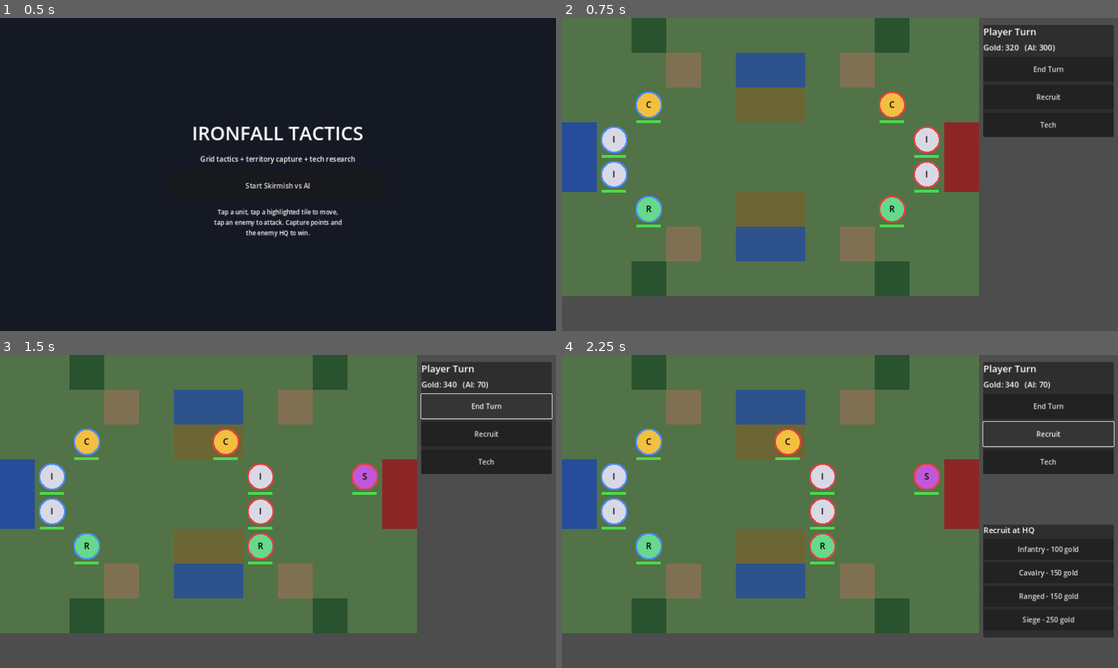
Above: before the commit, frames 1-4 (two rows, left to right).
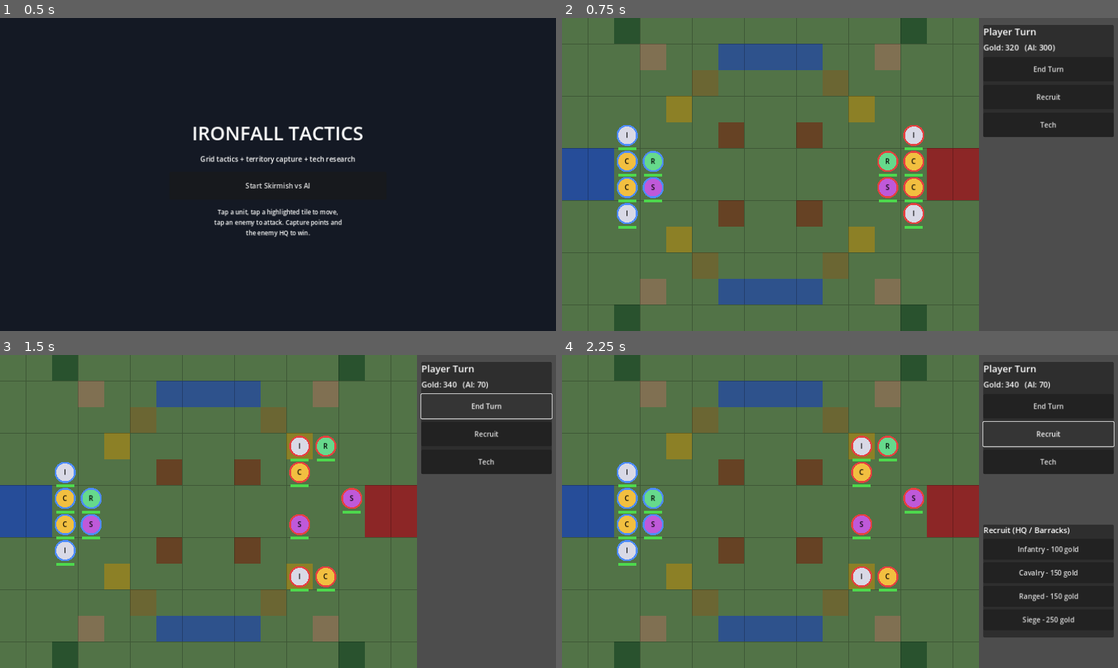
Above: after the commit, the same moments.

Repository: ToppCZ/neon-eclipse
Game: Godot game, scene res://scenes/MainMenu.tscn
Two runs of this game, one before a commit and one after it. Both use one fixed random seed, a clock stepped at 60 frames per second and the inputs below.
Inputs:
- Up to frame 1 (0.5 s): no input
- Up to frame 2 (0.75 s): click "Start Skirmish vs AI" at 0.5 s
- Up to frame 3 (1.5 s): click "End Turn" at 1.25 s
- Up to frame 4 (2.25 s): click "Recruit" at 2 s

Frame 1 is identical in both runs. In frame 2, 33% of the frame differs, in the area x 0-75%, y 0-100%; in frame 3, 33%; in frame 4, 33%, in the area x 0-92%, y 0-100%.

Commit message:
Fix touch double-fire bug; enlarge map and add resource/barracks buildings
Bug fix: Godot's default touch<->mouse emulation caused every real tap to
fire twice (once as InputEventScreenTouch, once as a synthesized
InputEventMouseButton at the same position), which silently advanced the
turn state machine twice per tap - a unit's move phase would immediately
self-resolve to "stay in place" before the player's actual move tap ever
registered, making it look like nothing happened after selecting a unit.
Disabled both emulation directions in project.godot so each real input
fires exactly once.

Feature additions, inspired by other strategy games' resource/production
systems:
- Map grows from 12x8 to 16x12 (tile size reduced 80->60 to keep it fully
  visible without needing camera panning), with 6 starting units per side
  (was 4) and a redesigned, fully mirrored map layout.
- Resource Deposit tiles: a new capturable terrain type yielding a
  variable, randomized gold amount each turn (distinct from the fixed-
  income Capture Points), so income has some swing to it.
- Barracks buildings: capturable tiles that function as additional
  recruit spawn points alongside HQ, inspired by Advance Wars factories
  and C&C war factories - control of the map now matters for
  reinforcement speed, not just economy.
- AI and player recruiting both updated to use any owned HQ/Barracks tile.

Verified headlessly (import + an expanded assertion-based smoke test
covering the new terrain/capture/recruit logic), and additionally
rendered an actual frame via Xvfb + software GL to catch draw-time issues
headless mode can't reach, screenshotted to visually confirm the new
map/building layout.

Diff:
--- a/strategy-game/project.godot
+++ b/strategy-game/project.godot
@@ -31,7 +31,8 @@
 
 [input_devices]
 
-pointing/emulate_touch_from_mouse=true
+pointing/emulate_touch_from_mouse=false
+pointing/emulate_mouse_from_touch=false
 
 [rendering]
 
--- a/strategy-game/scripts/AIController.gd
+++ b/strategy-game/scripts/AIController.gd
@@ -17,8 +17,8 @@
 		_act_unit(battle, u)
 
 static func _try_recruit(battle: Battle, faction: int) -> void:
-	var hq_tiles := battle.get_faction_hq_tiles(faction)
-	for pos in hq_tiles:
+	var recruit_tiles := battle.get_faction_recruit_tiles(faction)
+	for pos in recruit_tiles:
 		if battle.get_unit_at(pos) != null:
 			continue
 		var gold: int = battle.gold[faction]
--- a/strategy-game/scripts/Battle.gd
+++ b/strategy-game/scripts/Battle.gd
@@ -30,15 +30,20 @@
 var units_layer: Node2D
 var hud: HUD
 
+## 16x12, fully mirrored (horizontally and vertically) for fairness.
 const MAP_LAYOUT := [
-	". . F . . . . . . F . .",
-	". . . H . W W . H . . .",
-	". . . . . C C . . . . .",
-	"P . . . . . . . . . . A",
-	"P . . . . . . . . . . A",
-	". . . . . C C . . . . .",
-	". . . H . W W . H . . .",
-	". . F . . . . . . F . .",
+	". . F . . . . . . . . . . F . .",
+	". . . H . . W W W W . . H . . .",
+	". . . . . C . . . . C . . . . .",
+	". . . . R . . . . . . R . . . .",
+	". . . . . . B . . B . . . . . .",
+	"P P . . . . . . . . . . . . A A",
+	"P P . . . . . . . . . . . . A A",
+	". . . . . . B . . B . . . . . .",
+	". . . . R . . . . . . R . . . .",
+	". . . . . C . . . . C . . . . .",
+	". . . H . . W W W W . . H . . .",
+	". . F . . . . . . . . . . F . .",
 ]
 
 const TERRAIN_CHAR := {
@@ -47,6 +52,8 @@
 	"H": GameData.Terrain.HILL,
 	"W": GameData.Terrain.WATER,
 	"C": GameData.Terrain.CAPTURE,
+	"R": GameData.Terrain.RESOURCE,
+	"B": GameData.Terrain.BARRACKS,
 	"P": GameData.Terrain.HQ_PLAYER,
 	"A": GameData.Terrain.HQ_AI,
 }
@@ -95,15 +102,19 @@
 			capture_progress[x][y] = 0
 
 func _spawn_starting_units() -> void:
-	spawn_unit(GameData.UnitType.INFANTRY, GameData.Faction.PLAYER, Vector2i(1, 3))
-	spawn_unit(GameData.UnitType.INFANTRY, GameData.Faction.PLAYER, Vector2i(1, 4))
-	spawn_unit(GameData.UnitType.CAVALRY, GameData.Faction.PLAYER, Vector2i(2, 2))
-	spawn_unit(GameData.UnitType.RANGED, GameData.Faction.PLAYER, Vector2i(2, 5))
-
-	spawn_unit(GameData.UnitType.INFANTRY, GameData.Faction.AI, Vector2i(10, 3))
-	spawn_unit(GameData.UnitType.INFANTRY, GameData.Faction.AI, Vector2i(10, 4))
-	spawn_unit(GameData.UnitType.CAVALRY, GameData.Faction.AI, Vector2i(9, 2))
-	spawn_unit(GameData.UnitType.RANGED, GameData.Faction.AI, Vector2i(9, 5))
+	spawn_unit(GameData.UnitType.INFANTRY, GameData.Faction.PLAYER, Vector2i(2, 4))
+	spawn_unit(GameData.UnitType.CAVALRY, GameData.Faction.PLAYER, Vector2i(2, 5))
+	spawn_unit(GameData.UnitType.CAVALRY, GameData.Faction.PLAYER, Vector2i(2, 6))
+	spawn_unit(GameData.UnitType.INFANTRY, GameData.Faction.PLAYER, Vector2i(2, 7))
+	spawn_unit(GameData.UnitType.RANGED, GameData.Faction.PLAYER, Vector2i(3, 5))
+	spawn_unit(GameData.UnitType.SIEGE, GameData.Faction.PLAYER, Vector2i(3, 6))
+
+	spawn_unit(GameData.UnitType.INFANTRY, GameData.Faction.AI, Vector2i(13, 4))
+	spawn_unit(GameData.UnitType.CAVALRY, GameData.Faction.AI, Vector2i(13, 5))
+	spawn_unit(GameData.UnitType.CAVALRY, GameData.Faction.AI, Vector2i(13, 6))
+	spawn_unit(GameData.UnitType.INFANTRY, GameData.Faction.AI, Vector2i(13, 7))
+	spawn_unit(GameData.UnitType.RANGED, GameData.Faction.AI, Vector2i(12, 5))
+	spawn_unit(GameData.UnitType.SIEGE, GameData.Faction.AI, Vector2i(12, 6))
 
 # --- Unit lifecycle -------------------------------------------------------
 
@@ -173,13 +184,22 @@
 				tiles.append(Vector2i(x, y))
 	return tiles
 
+## HQ tiles plus any Barracks the faction has captured - all valid recruit spawn points.
+func get_faction_recruit_tiles(faction: int) -> Array[Vector2i]:
+	var tiles := get_faction_hq_tiles(faction)
+	for x in range(GameData.GRID_COLS):
+		for y in range(GameData.GRID_ROWS):
+			if terrain[x][y] == GameData.Terrain.BARRACKS and capture_owner[x][y] == faction:
+				tiles.append(Vector2i(x, y))
+	return tiles
+
 func find_ai_move_goal(u: Unit):
 	var best: Vector2i
 	var best_dist := 999999
 	var found := false
 	for x in range(GameData.GRID_COLS):
 		for y in range(GameData.GRID_ROWS):
-			if terrain[x][y] == GameData.Terrain.CAPTURE and capture_owner[x][y] != u.faction:
+			if GameData.CAPTURABLE_TERRAIN.has(terrain[x][y]) and capture_owner[x][y] != u.faction:
 				var d: int = abs(x - u.grid_pos.x) + abs(y - u.grid_pos.y)
 				if d < best_dist:
 					best_dist = d
@@ -358,8 +378,8 @@
 	var cost: int = GameData.UNIT_DEFS[type]["cost"]
 	if gold[GameData.Faction.PLAYER] < cost:
 		return
-	var hq_tiles := get_faction_hq_tiles(GameData.Faction.PLAYER)
-	for pos in hq_tiles:
+	var recruit_tiles := get_faction_recruit_tiles(GameData.Faction.PLAYER)
+	for pos in recruit_tiles:
 		if get_unit_at(pos) == null:
 			gold[GameData.Faction.PLAYER] -= cost
 			spawn_unit(type, GameData.Faction.PLAYER, pos)
@@ -426,8 +446,13 @@
 	var income: int = GameData.HQ_INCOME
 	for x in range(GameData.GRID_COLS):
 		for y in range(GameData.GRID_ROWS):
-			if terrain[x][y] == GameData.Terrain.CAPTURE and capture_owner[x][y] == faction:
-				income += GameData.CAPTURE_INCOME
+			if capture_owner[x][y] != faction:
+				continue
+			match terrain[x][y]:
+				GameData.Terrain.CAPTURE:
+					income += GameData.CAPTURE_INCOME
+				GameData.Terrain.RESOURCE:
+					income += randi_range(GameData.RESOURCE_INCOME_MIN, GameData.RESOURCE_INCOME_MAX)
 	gold[faction] += income
 	grid_renderer.set_grid(terrain, capture_owner)
 	_refresh_hud()
@@ -440,7 +465,7 @@
 func _process_capture_for_faction(faction: int) -> void:
 	for x in range(GameData.GRID_COLS):
 		for y in range(GameData.GRID_ROWS):
-			if terrain[x][y] != GameData.Terrain.CAPTURE:
+			if not GameData.CAPTURABLE_TERRAIN.has(terrain[x][y]):
 				continue
 			var pos := Vector2i(x, y)
 			var occ := get_unit_at(pos)
--- a/strategy-game/scripts/GridRenderer.gd
+++ b/strategy-game/scripts/GridRenderer.gd
@@ -14,8 +14,15 @@
 	2: Color(0.5, 0.44, 0.32), # HILL
 	3: Color(0.18, 0.32, 0.55), # WATER
 	4: Color(0.42, 0.4, 0.2), # CAPTURE (base, tinted further by owner)
-	5: Color(0.15, 0.3, 0.6), # HQ_PLAYER
-	6: Color(0.55, 0.15, 0.15), # HQ_AI
+	5: Color(0.55, 0.5, 0.15), # RESOURCE (base, tinted further by owner)
+	6: Color(0.4, 0.26, 0.14), # BARRACKS (base, tinted further by owner)
+	7: Color(0.15, 0.3, 0.6), # HQ_PLAYER
+	8: Color(0.55, 0.15, 0.15), # HQ_AI
+}
+
+const OWNER_TINT := {
+	GameData.Faction.PLAYER: Color(0.2, 0.4, 0.75),
+	GameData.Faction.AI: Color(0.7, 0.25, 0.2),
 }
 
 func set_grid(p_terrain: Array, p_capture_owner: Array) -> void:
@@ -39,12 +46,10 @@
 		for y in range(GameData.GRID_ROWS):
 			var t: int = terrain[x][y]
 			var color: Color = TERRAIN_COLOR.get(t, Color.MAGENTA)
-			if t == GameData.Terrain.CAPTURE:
+			if GameData.CAPTURABLE_TERRAIN.has(t):
 				var owner: int = capture_owner[x][y]
-				if owner == GameData.Faction.PLAYER:
-					color = Color(0.2, 0.4, 0.75)
-				elif owner == GameData.Faction.AI:
-					color = Color(0.7, 0.25, 0.2)
+				if OWNER_TINT.has(owner):
+					color = color.lerp(OWNER_TINT[owner], 0.65)
 			var rect := Rect2(Vector2(x * ts, y * ts), Vector2(ts, ts))
 			draw_rect(rect, color)
 			draw_rect(rect, Color(0, 0, 0, 0.25), false, 1.5)
--- a/strategy-game/scripts/HUD.gd
+++ b/strategy-game/scripts/HUD.gd
@@ -94,7 +94,7 @@
 	recruit_panel.add_child(vbox)
 
 	var title := Label.new()
-	title.text = "Recruit at HQ"
+	title.text = "Recruit (HQ / Barracks)"
 	title.add_theme_font_size_override("font_size", 18)
 	vbox.add_child(title)
 
--- a/strategy-game/scripts/Unit.gd
+++ b/strategy-game/scripts/Unit.gd
@@ -48,7 +48,7 @@
 	_label = Label.new()
 	_label.horizontal_alignment = HORIZONTAL_ALIGNMENT_CENTER
 	_label.vertical_alignment = VERTICAL_ALIGNMENT_CENTER
-	_label.add_theme_font_size_override("font_size", 20)
+	_label.add_theme_font_size_override("font_size", 16)
 	_label.add_theme_color_override("font_color", Color.BLACK)
 	_label.text = GameData.UNIT_DEFS[unit_type]["letter"]
 	_label.size = Vector2(GameData.TILE_SIZE, GameData.TILE_SIZE)
--- a/strategy-game/scripts/autoload/GameData.gd
+++ b/strategy-game/scripts/autoload/GameData.gd
@@ -2,18 +2,23 @@
 ## Central static game data: unit stats, type matchups, tech defs, tunables.
 ## Autoloaded as "GameData".
 
-const GRID_COLS := 12
-const GRID_ROWS := 8
-const TILE_SIZE := 80
+const GRID_COLS := 16
+const GRID_ROWS := 12
+const TILE_SIZE := 60
 
 const STARTING_GOLD := 300
 const CAPTURE_TICKS := 2 # turns of uninterrupted occupation needed to flip a point
 const CAPTURE_INCOME := 30
 const HQ_INCOME := 20
+const RESOURCE_INCOME_MIN := 10 # resource deposits yield a variable amount each turn
+const RESOURCE_INCOME_MAX := 50
 
 enum Faction { PLAYER = 0, AI = 1 }
 enum UnitType { INFANTRY, CAVALRY, RANGED, SIEGE }
-enum Terrain { PLAIN, FOREST, HILL, WATER, CAPTURE, HQ_PLAYER, HQ_AI }
+enum Terrain { PLAIN, FOREST, HILL, WATER, CAPTURE, RESOURCE, BARRACKS, HQ_PLAYER, HQ_AI }
+
+## Terrain types that can be owned/contested via the capture mechanic.
+const CAPTURABLE_TERRAIN := [Terrain.CAPTURE, Terrain.RESOURCE, Terrain.BARRACKS]
 
 const UNIT_DEFS := {
 	UnitType.INFANTRY: {
@@ -88,6 +93,8 @@
 	Terrain.HILL: 0.35,
 	Terrain.WATER: 0.0,
 	Terrain.CAPTURE: 0.0,
+	Terrain.RESOURCE: 0.0,
+	Terrain.BARRACKS: 0.1,
 	Terrain.HQ_PLAYER: 0.15,
 	Terrain.HQ_AI: 0.15,
 }
@@ -99,6 +106,8 @@
 	Terrain.HILL: 2,
 	Terrain.WATER: 999,
 	Terrain.CAPTURE: 1,
+	Terrain.RESOURCE: 1,
+	Terrain.BARRACKS: 1,
 	Terrain.HQ_PLAYER: 1,
 	Terrain.HQ_AI: 1,
 }
Not shown, changed: strategy-game/README.md
